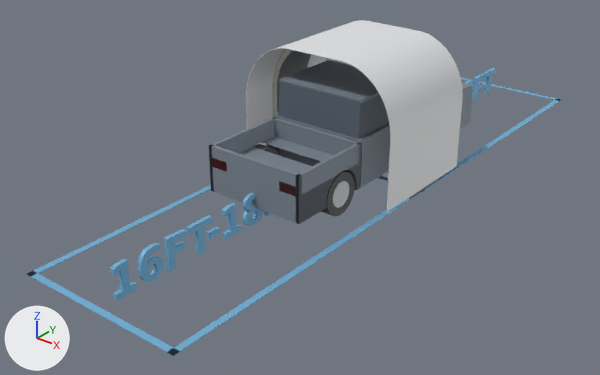
Two versions of the glTF model public/colibri-cover-truck.glb, one commit apart.
Before and after are seen from a 50 mm camera at (8.64, -6.02, 6.9) aimed at (-0.33, 5.19, -0.05). Lighting does not change. The marker at lower left points along +X, +Y and +Z. The older version comes first. Where no turn or scale is listed for an object, it has been applied to the vertices.

In view in the first picture: 'arch_shell', 'label_near_end', 'lane_right', 'sun_cover', 'vehicle_bed_floor', 'vehicle_bed_front', 'vehicle_bed_side_l', 'vehicle_bed_side_r', 'vehicle_body', 'vehicle_cabin_glass', 'vehicle_hub_rear_r', 'vehicle_roof', 'vehicle_tailgate', 'vehicle_taillight_l', 'vehicle_taillight_r', 'vehicle_tire_rear_l', 'vehicle_tire_rear_r' and 5 more.
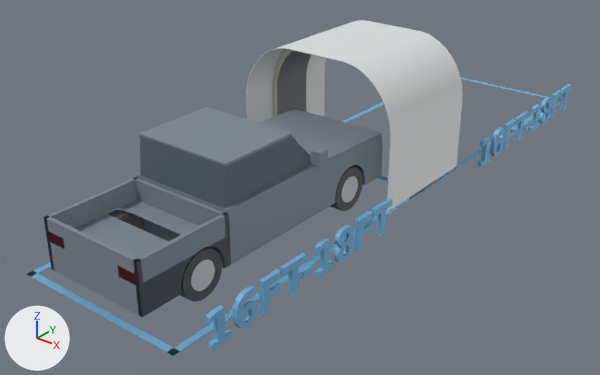
Changed parts and their boxes [x1, y1, x2, y2] in the pictures (600 x 375 px):
'vehicle_body', moved
    before: [274, 82, 472, 188]
    after: [136, 109, 383, 265]
'vehicle_bed_floor', moved
    before: [210, 137, 361, 224]
    after: [47, 200, 230, 317]
'vehicle_cabin_glass', moved
    before: [278, 81, 389, 139]
    after: [140, 136, 311, 208]
'label_near_end', moved
    before: [110, 193, 271, 300]
    after: [206, 198, 393, 351]
'vehicle_roof', moved
    before: [279, 60, 379, 103]
    after: [139, 107, 292, 167]
'vehicle_bed_side_r', moved
    before: [296, 142, 362, 224]
    after: [133, 213, 230, 317]
'vehicle_tailgate', moved
    before: [209, 145, 302, 196]
    after: [44, 216, 143, 285]
'vehicle_bed_front', moved
    before: [274, 118, 361, 163]
    after: [133, 178, 229, 236]
'vehicle_bed_side_l', moved
    before: [209, 117, 275, 191]
    after: [44, 177, 138, 270]
'vehicle_tire_rear_r', moved
    before: [321, 171, 355, 216]
    after: [180, 247, 222, 302]
'vehicle_hub_rear_r', moved
    before: [333, 181, 349, 208]
    after: [191, 260, 215, 291]
'vehicle_tire_rear_l', moved (mostly hidden before)
    before: [253, 144, 280, 156]
    after: [108, 210, 145, 231]
'vehicle_hub_front_r', moved (not visible before)
    after: [342, 176, 358, 202]
'vehicle_taillight_r', moved
    before: [279, 181, 296, 196]
    after: [117, 265, 136, 285]
'vehicle_taillight_l', moved
    before: [212, 158, 227, 172]
    after: [48, 231, 65, 249]
'label_far_end', unchanged, uncovered by the edit
    before: [465, 68, 496, 101]
    after: [477, 84, 572, 167]
'arch_shell', unchanged, uncovered by the edit
    both: [277, 50, 435, 199]

Edits to the bpy script that builds the scene:
```text
Change me_vehicle_body:
    remove me_vehicle_body.from_pydata(...)  # 86 vertices, 168 faces; spans x -1.01..1.01, y 5.27..9.38, z 0.32..1.25
    add me_vehicle_body.from_pydata(...)  # 86 vertices, 168 faces; spans x -1.01..1.01, y 1.83..5.94, z 0.32..1.25
    me_vehicle_body part 2: the whole mesh is moved by (0.0, -3.44, 0.0)
Change me_vehicle_cabin_glass:
    remove me_vehicle_cabin_glass.from_pydata(...)  # 8 vertices, 12 faces; spans x -0.91..0.91, y 5.27..7.48, z 1.25..1.93
    add me_vehicle_cabin_glass.from_pydata(...)  # 8 vertices, 12 faces; spans x -0.91..0.91, y 1.83..4.04, z 1.25..1.93
    me_vehicle_cabin_glass part 3: the whole mesh is moved by (0.0, -3.44, 0.0)
Change me_vehicle_roof:
    remove me_vehicle_roof.from_pydata(...)  # 8 vertices, 12 faces; spans x -0.93..0.93, y 5.33..6.85, z 1.91..1.96
    add me_vehicle_roof.from_pydata(...)  # 8 vertices, 12 faces; spans x -0.93..0.93, y 1.89..3.41, z 1.91..1.96
    me_vehicle_roof part 4: the whole mesh is moved by (0.0, -3.44, 0.0)
Change me_vehicle_bed_floor:
    remove me_vehicle_bed_floor.from_pydata(...)  # 76 vertices, 144 faces; spans x -1.01..1.01, y 3.49..5.25, z 0.32..0.84
    add me_vehicle_bed_floor.from_pydata(...)  # 76 vertices, 144 faces; spans x -1.01..1.01, y 0.05..1.81, z 0.32..0.84
    me_vehicle_bed_floor part 5: the whole mesh is moved by (0.0, -3.44, 0.0)
Change me_vehicle_bed_side_l:
    remove me_vehicle_bed_side_l.from_pydata(...)  # 82 vertices, 160 faces; spans x -1.01..-0.94, y 3.49..5.25, z 0.32..1.2
    add me_vehicle_bed_side_l.from_pydata(...)  # 82 vertices, 160 faces; spans x -1.01..-0.94, y 0.05..1.81, z 0.32..1.2
    me_vehicle_bed_side_l part 6: the whole mesh is moved by (0.0, -3.44, 0.0)
Change me_vehicle_bed_side_r:
    remove me_vehicle_bed_side_r.from_pydata(...)  # 82 vertices, 160 faces; spans x 0.94..1.01, y 3.49..5.25, z 0.32..1.2
    add me_vehicle_bed_side_r.from_pydata(...)  # 82 vertices, 160 faces; spans x 0.94..1.01, y 0.05..1.81, z 0.32..1.2
    me_vehicle_bed_side_r part 7: the whole mesh is moved by (0.0, -3.44, 0.0)
Change me_vehicle_tailgate:
    remove me_vehicle_tailgate.from_pydata(...)  # 8 vertices, 12 faces; spans x -1.01..1.01, y 3.49..3.56, z 0.84..1.2
    add me_vehicle_tailgate.from_pydata(...)  # 8 vertices, 12 faces; spans x -1.01..1.01, y 0.05..0.12, z 0.84..1.2
    me_vehicle_tailgate part 8: the whole mesh is moved by (0.0, -3.44, 0.0)
Change me_vehicle_bed_front:
    remove me_vehicle_bed_front.from_pydata(...)  # 8 vertices, 12 faces; spans x -1.01..1.01, y 5.18..5.25, z 0.84..1.2
    add me_vehicle_bed_front.from_pydata(...)  # 8 vertices, 12 faces; spans x -1.01..1.01, y 1.74..1.81, z 0.84..1.2
    me_vehicle_bed_front part 9: the whole mesh is moved by (0.0, -3.44, 0.0)
Change me_vehicle_taillight_l:
    remove me_vehicle_taillight_l.from_pydata(...)  # 8 vertices, 12 faces; spans x -0.955..-0.595, y 3.485..3.503, z 0.811..0.991
    add me_vehicle_taillight_l.from_pydata(...)  # 8 vertices, 12 faces; spans x -0.955..-0.595, y 0.05..0.068, z 0.811..0.991
    me_vehicle_taillight_l part 10: the whole mesh is moved by (0.0, -3.435, 0.0)
Change me_vehicle_taillight_r:
    remove me_vehicle_taillight_r.from_pydata(...)  # 8 vertices, 12 faces; spans x 0.595..0.955, y 3.485..3.503, z 0.811..0.991
    add me_vehicle_taillight_r.from_pydata(...)  # 8 vertices, 12 faces; spans x 0.595..0.955, y 0.05..0.068, z 0.811..0.991
    me_vehicle_taillight_r part 11: the whole mesh is moved by (0.0, -3.435, 0.0)
Change me_vehicle_hub_front_r:
    remove me_vehicle_hub_front_r.from_pydata(...)  # 50 vertices, 96 faces; spans x 0.722..1.003, y 8.134..8.622, z 0.163..0.651
    add me_vehicle_hub_front_r.from_pydata(...)  # 50 vertices, 96 faces; spans x 0.722..1.003, y 4.699..5.187, z 0.163..0.651
    me_vehicle_hub_front_r part 12: the whole mesh is moved by (0.0, -3.435, 0.0)
Change me_vehicle_tire_rear_l:
    remove me_vehicle_tire_rear_l.from_pydata(...)  # 74 vertices, 144 faces; spans x -1.0..-0.725, y 4.278..5.092, z 0.0..0.814
    add me_vehicle_tire_rear_l.from_pydata(...)  # 74 vertices, 144 faces; spans x -1.0..-0.725, y 0.843..1.657, z 0.0..0.814
    me_vehicle_tire_rear_l part 13: the whole mesh is moved by (0.0, -3.435, 0.0)
Change me_vehicle_tire_rear_r:
    remove me_vehicle_tire_rear_r.from_pydata(...)  # 74 vertices, 144 faces; spans x 0.725..1.0, y 4.278..5.092, z 0.0..0.814
    add me_vehicle_tire_rear_r.from_pydata(...)  # 74 vertices, 144 faces; spans x 0.725..1.0, y 0.843..1.657, z 0.0..0.814
    me_vehicle_tire_rear_r part 14: the whole mesh is moved by (0.0, -3.435, 0.0)
Change me_vehicle_hub_rear_r:
    remove me_vehicle_hub_rear_r.from_pydata(...)  # 50 vertices, 96 faces; spans x 0.722..1.003, y 4.441..4.929, z 0.163..0.651
    add me_vehicle_hub_rear_r.from_pydata(...)  # 50 vertices, 96 faces; spans x 0.722..1.003, y 1.005..1.494, z 0.163..0.651
    me_vehicle_hub_rear_r part 15: the whole mesh is moved by (0.0, -3.435, 0.0)
Change me_label_near_end:
    remove me_label_near_end.from_pydata(...)  # 350 vertices, 676 faces; spans x -0.04..0.04, y 0.39..4.79, z 0.0..0.59
    add me_label_near_end.from_pydata(...)  # 350 vertices, 676 faces; spans x 1.91..1.99, y 0.39..4.79, z 0.0..0.59
    me_label_near_end part 1: the whole mesh is moved by (1.95, 0.0, 0.0)
```
